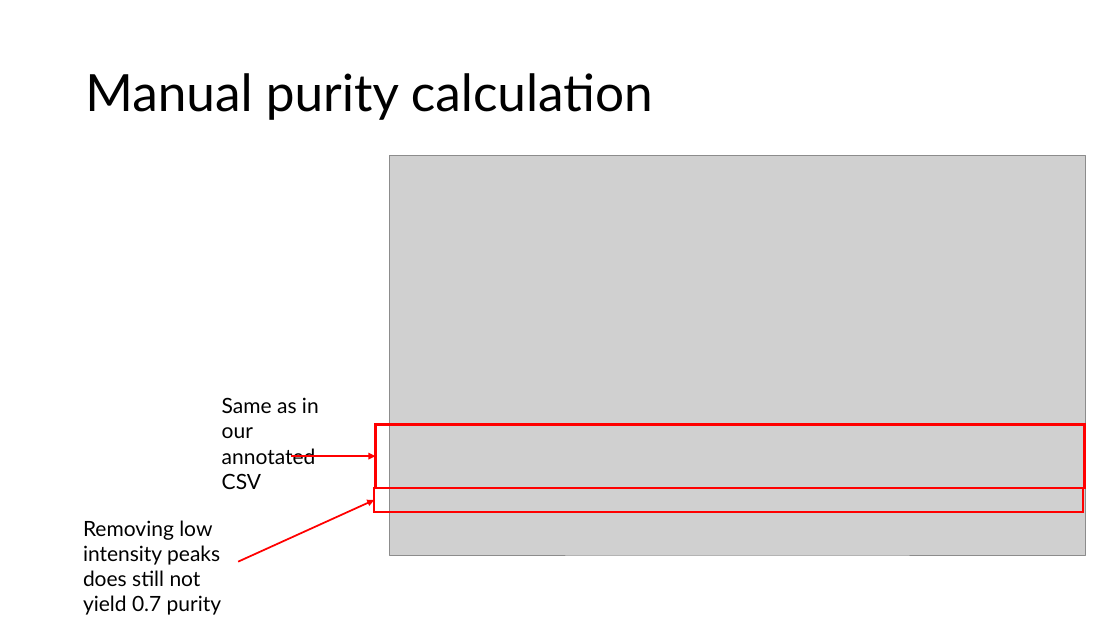
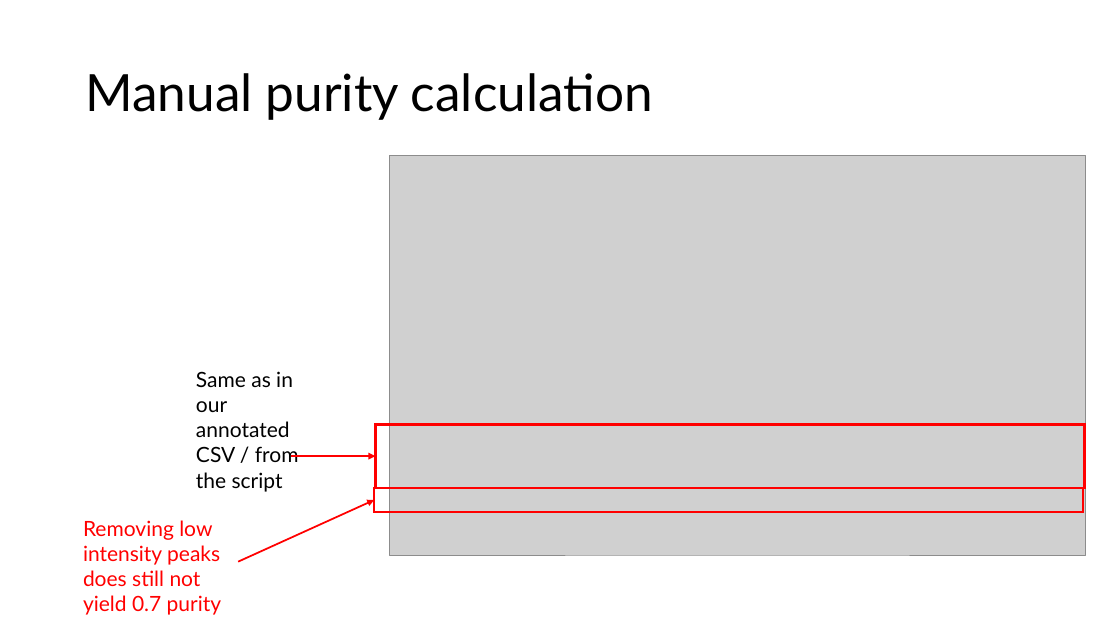
Before and after one commit to hgb-bin-proteomics/TMT, a slide deck: slide 6 of docs/dda_impurity.pptx. Drawn at 1120x630 pixels with LibreOffice and Linux fonts; fonts in the diff are those of the drawing; grey boxes stand for pictures. Boxes give left, top, right and bottom in pixels: in the first picture for what was removed or moved away, otherwise in the second. Text is boxed around its words. In the diff, an @@ line names an element or a change of style, - is before the commit and + after.

```diff
--- a/docs/dda_impurity.pptx
+++ b/docs/dda_impurity.pptx
@@ text at (196, 371, 299, 492): text changed @@
-Same as in our annotated CSV
+Same as in our annotated CSV / from the script
@@ text "Removing low intensity peaks does ..." at (83, 520, 221, 615): text colour #000000 to #FF0000 @@
```
Also in this commit, not shown: 3 slides added, 2 slides removed.
